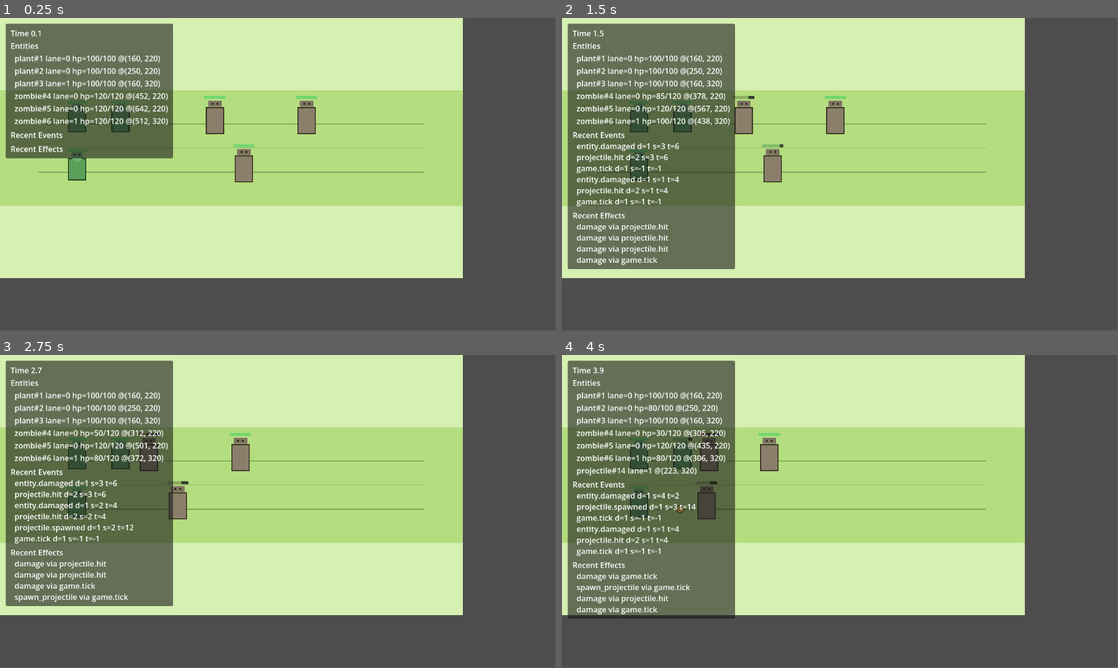
Above: before the commit, frames 1-4 (two rows, left to right).
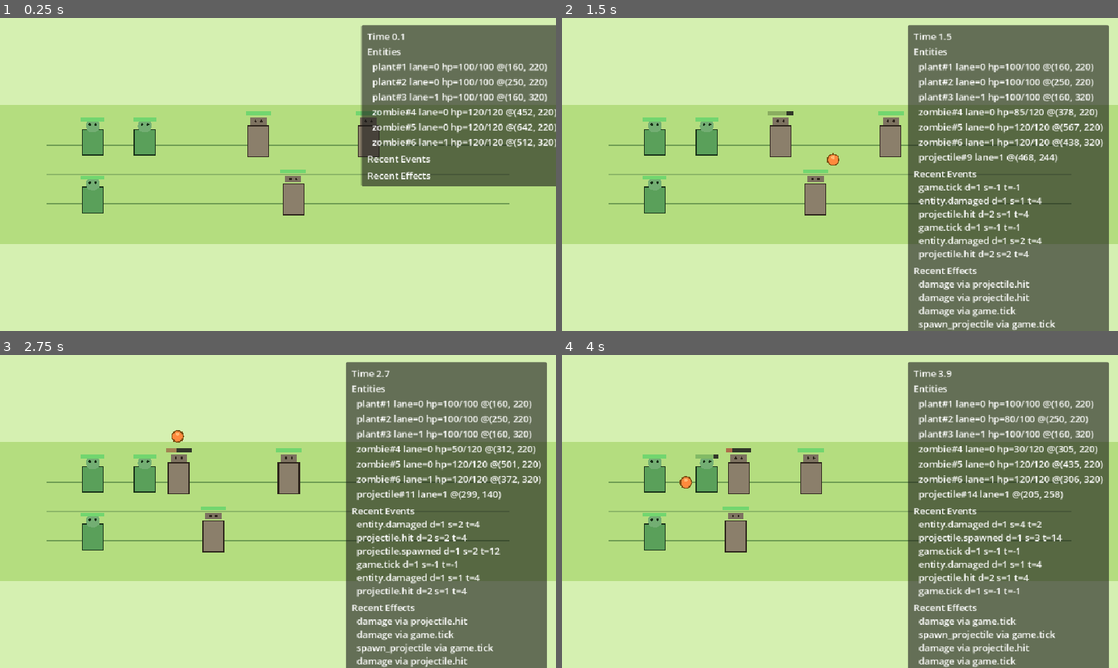
Above: after the commit, the same moments.

Repository: Abgetrennter/open_pvz
Game: Godot game, scene res://scenes/main/main.tscn
Same seed, same stepped clock (60 frames per second), same inputs: the game is played once before the commit and once after it.
Inputs:
- Up to frame 1 (0.25 s): no input
- Up to frame 2 (1.5 s): tap D at 1.25 s
- Up to frame 3 (2.75 s): no input
- Up to frame 4 (4 s): tap D at 2.75 s
In our replay, the window is 799x449 before the commit and 800x450 after it. These sizes can differ from the game's own. Grey fills any space a smaller window leaves; there, only what the larger window draws over its background counts as a difference.

The runs differ from the first frame. In frame 1, 68% of the frame differs, in the area x 0-100%, y 0-100%; in frame 2, 80%; in frame 3, 79%; in frame 4, 79%.

Commit message:
Add projectile movement modes and viewport scaling

Diff:
--- a/project.godot
+++ b/project.godot
@@ -24,6 +24,15 @@
 EffectRegistry="*res://autoload/EffectRegistry.gd"
 GameState="*res://autoload/GameState.gd"
 
+[display]
+
+window/size/viewport_width=960
+window/size/viewport_height=540
+window/size/window_width_override=1920
+window/size/window_height_override=1080
+window/stretch/mode="canvas_items"
+window/stretch/aspect="keep"
+
 [physics]
 
 3d/physics_engine="Jolt Physics"
--- a/scripts/battle/battle_manager.gd
+++ b/scripts/battle/battle_manager.gd
@@ -55,26 +55,34 @@
 	var projectile: Variant = _entity_factory.create_projectile(spawn_position)
 	var speed := float(params.get("speed", 300.0))
 	var damage := int(params.get("damage", 10))
-	projectile.launch(direction, speed, context.source_node, on_hit_effect, damage)
+	var movement_params: Dictionary = _build_projectile_movement_params(context, params, spawn_position, direction, speed)
+	projectile.launch(direction, speed, context.source_node, on_hit_effect, damage, movement_params)
 	add_child(projectile)
 	return projectile
 
 
 func _spawn_debug_demo() -> void:
 	_spawn_demo_plant(0, 160.0, 1.4, 20, 220.0)
-	_spawn_demo_plant(0, 250.0, 2.1, 15, 210.0)
-	_spawn_demo_plant(1, 160.0, 1.6, 20, 220.0)
+	_spawn_demo_plant(0, 250.0, 2.1, 15, 210.0, {
+		"movement_mode": &"track",
+		"turn_rate": 5.5,
+	})
+	_spawn_demo_plant(1, 160.0, 1.6, 20, 220.0, {
+		"movement_mode": &"parabola",
+		"arc_height": 180.0,
+		"travel_duration": 1.4,
+	})
 
 	_spawn_demo_zombie(0, 460.0)
 	_spawn_demo_zombie(0, 650.0)
 	_spawn_demo_zombie(1, 520.0)
 
 
-func _spawn_demo_plant(lane_id: int, x_position: float, interval: float, damage: int, speed: float) -> void:
+func _spawn_demo_plant(lane_id: int, x_position: float, interval: float, damage: int, speed: float, effect_overrides: Dictionary = {}) -> void:
 	var plant: Variant = _entity_factory.create_plant(Vector2(x_position, _lane_y(lane_id)))
 	plant.assign_lane(lane_id)
 	add_child(plant)
-	_bind_shooter_trigger(plant, interval, damage, speed)
+	_bind_shooter_trigger(plant, interval, damage, speed, effect_overrides)
 
 
 func _spawn_demo_zombie(lane_id: int, x_position: float) -> void:
@@ -83,16 +91,19 @@
 	add_child(zombie)
 
 
-func _bind_shooter_trigger(plant: Node, interval: float, damage: int, speed: float) -> void:
+func _bind_shooter_trigger(plant: Node, interval: float, damage: int, speed: float, effect_overrides: Dictionary = {}) -> void:
 	var on_hit: Variant = EffectNodeRef.new(&"damage", {
 		"amount": damage,
 		"target_mode": &"context_target",
 	})
-	var root_effect: Variant = EffectNodeRef.new(&"spawn_projectile", {
+	var root_params: Dictionary = {
 		"speed": speed,
 		"direction": Vector2.RIGHT,
 		"damage": damage,
-	}, {
+	}
+	for key: Variant in effect_overrides.keys():
+		root_params[key] = effect_overrides[key]
+	var root_effect: Variant = EffectNodeRef.new(&"spawn_projectile", root_params, {
 		&"on_hit": on_hit,
 	})
 
@@ -110,6 +121,79 @@
 	var overlay: Variant = DebugOverlayRef.new()
 	add_child(overlay)
 	overlay.bind_battle_root(self)
+
+
+func _build_projectile_movement_params(context, params: Dictionary, spawn_position: Vector2, direction: Vector2, speed: float) -> Dictionary:
+	var movement_params: Dictionary = {
+		"move_mode": StringName(params.get("movement_mode", &"linear")),
+	}
+	var move_mode: StringName = movement_params["move_mode"]
+
+	match move_mode:
+		&"parabola":
+			movement_params["start_position"] = spawn_position
+			movement_params["target_position"] = _resolve_projectile_target_position(context, params, spawn_position, direction)
+			movement_params["travel_duration"] = float(params.get("travel_duration", max(0.35, 360.0 / max(speed, 1.0))))
+			movement_params["arc_height"] = float(params.get("arc_height", 72.0))
+		&"track":
+			movement_params["target_node"] = _resolve_projectile_target_node(context)
+			movement_params["turn_rate"] = float(params.get("turn_rate", 6.0))
+		_:
+			pass
+
+	return movement_params
+
+
+func _resolve_projectile_target_position(context, params: Dictionary, spawn_position: Vector2, direction: Vector2) -> Vector2:
+	var explicit_target: Variant = params.get("target_position", null)
+	if explicit_target is Vector2:
+		return explicit_target
+
+	var target_node: Node2D = _resolve_projectile_target_node(context)
+	if target_node != null:
+		return target_node.global_position
+
+	var distance := float(params.get("distance", 280.0))
+	return spawn_position + direction.normalized() * distance
+
+
+func _resolve_projectile_target_node(context) -> Node2D:
+	if context.target_node is Node2D:
+		return context.target_node as Node2D
+	if context.source_node == null:
+		return null
+	return _find_nearest_enemy(context.source_node)
+
+
+func _find_nearest_enemy(source_node: Node) -> Node2D:
+	if not (source_node is Node2D):
+		return null
+
+	var source_team: Variant = source_node.get("team")
+	var source_lane: Variant = source_node.get("lane_id")
+	var source_position: Vector2 = (source_node as Node2D).global_position
+	var best_candidate: Node2D = null
+	var best_distance := INF
+
+	for child in get_children():
+		if child == null or child == source_node:
+			continue
+		if not child.has_method("take_damage"):
+			continue
+		if not (child is Node2D):
+			continue
+		if child.get("team") == source_team:
+			continue
+		if source_lane is int and child.get("lane_id") != source_lane:
+			continue
+
+		var candidate := child as Node2D
+		var distance := source_position.distance_to(candidate.global_position)
+		if distance < best_distance:
+			best_distance = distance
+			best_candidate = candidate
+
+	return best_candidate
 
 
 func _draw() -> void:
--- a/scripts/battle/entity_factory.gd
+++ b/scripts/battle/entity_factory.gd
@@ -34,7 +34,6 @@
 	var projectile: Variant = ProjectileRootRef.new()
 	projectile.position = position
 	projectile.add_child(_make_projectile_hitbox(10.0))
-	projectile.add_child(_make_movement_component())
 	return projectile
 
 
--- a/scripts/debug/debug_overlay.gd
+++ b/scripts/debug/debug_overlay.gd
@@ -35,8 +35,8 @@
 
 func _build_ui() -> void:
 	_panel = PanelContainer.new()
-	_panel.position = Vector2(12.0, 12.0)
 	_panel.size = Vector2(320.0, 232.0)
+	_panel.position = _panel_position()
 	add_child(_panel)
 
 	var margin := MarginContainer.new()
@@ -71,6 +71,7 @@
 	if _summary_label == null:
 		return
 
+	_panel.position = _panel_position()
 	_summary_label.text = _build_summary_text()
 	_events_label.text = _build_events_text()
 	_effects_label.text = _build_effects_text()
@@ -138,3 +139,8 @@
 			String(entry.get("event_name", "")),
 		])
 	return "\n".join(lines)
+
+
+func _panel_position() -> Vector2:
+	var viewport_size: Vector2 = get_viewport().get_visible_rect().size
+	return Vector2(maxf(12.0, viewport_size.x - _panel.size.x - 16.0), 12.0)
--- a/scripts/entities/projectile_root.gd
+++ b/scripts/entities/projectile_root.gd
@@ -4,11 +4,19 @@
 const EventDataRef = preload("res://scripts/core/runtime/event_data.gd")
 const RuleContextRef = preload("res://scripts/core/runtime/rule_context.gd")
 const EffectExecutorRef = preload("res://scripts/core/runtime/effect_executor.gd")
+const ProjectileMovementLinearRef = preload("res://scripts/projectile/movement/projectile_movement_linear.gd")
+const ProjectileMovementParabolaRef = preload("res://scripts/projectile/movement/projectile_movement_parabola.gd")
+const ProjectileMovementTrackRef = preload("res://scripts/projectile/movement/projectile_movement_track.gd")
 
 @onready var movement_component: Variant = get_node_or_null("MovementComponent")
 @onready var hitbox_component: Variant = get_node_or_null("HitboxComponent")
 
 @export var lifetime := 5.0
+
+const PROJECTILE_COLOR_LINEAR := Color("f2c94c")
+const PROJECTILE_COLOR_TRACK := Color("5cc8ff")
+const PROJECTILE_COLOR_PARABOLA := Color("ff8a3d")
+const PROJECTILE_OUTLINE_COLOR := Color("7b4f12")
 
 var owner_entity: Node = null
 var on_hit_effect = null
@@ -18,6 +26,7 @@
 var _launch_speed := 0.0
 var _spawn_event_emitted := false
 var _consumed := false
+var _move_mode: StringName = &"linear"
 
 
 func _ready() -> void:
@@ -25,8 +34,6 @@
 	super()
 	if hitbox_component != null:
 		hitbox_component.hit.connect(_on_hit)
-	if movement_component != null and _launch_speed > 0.0:
-		movement_component.velocity = _launch_direction.normalized() * _launch_speed
 	if owner_entity != null and not _spawn_event_emitted:
 		_emit_spawn_event()
 	queue_redraw()
@@ -35,13 +42,16 @@
 func _physics_process(delta: float) -> void:
 	_age += delta
 	if movement_component != null:
-		movement_component.physics_process_movement(self, delta)
+		var still_active: bool = movement_component.physics_process_projectile_move(delta)
+		if not still_active and not _consumed:
+			_expire()
+			return
 
 	if _age >= lifetime:
 		_expire()
 
 
-func launch(direction: Vector2, speed: float, source_node: Node = null, on_hit = null, projectile_damage: int = 10) -> void:
+func launch(direction: Vector2, speed: float, source_node: Node = null, on_hit = null, projectile_damage: int = 10, movement_params: Dictionary = {}) -> void:
 	owner_entity = source_node
 	on_hit_effect = on_hit
 	damage = projectile_damage
@@ -60,8 +70,16 @@
 			assign_lane(source_lane)
 	else:
 		team = &"neutral"
+	_ensure_movement_component(StringName(movement_params.get("move_mode", &"linear")))
 	if movement_component != null:
-		movement_component.velocity = _launch_direction.normalized() * _launch_speed
+		var full_movement_params: Dictionary = movement_params.duplicate(true)
+		full_movement_params["direction"] = _launch_direction
+		full_movement_params["speed"] = _launch_speed
+		full_movement_params["move_mode"] = StringName(full_movement_params.get("move_mode", &"linear"))
+		_move_mode = full_movement_params["move_mode"]
+		full_movement_params["start_position"] = global_position
+		movement_component.configure_movement(full_movement_params)
+		queue_redraw()
 	if is_inside_tree() and not _spawn_event_emitted:
 		_emit_spawn_event()
 
@@ -91,6 +109,7 @@
 
 
 func _expire() -> void:
+	_consumed = true
 	var expired_event = EventDataRef.create(owner_entity, self, 0, PackedStringArray(["projectile", "expired"]))
 	expired_event.runtime["depth"] = 1
 	EventBus.push_event(&"projectile.expired", expired_event)
@@ -104,5 +123,44 @@
 
 
 func _draw() -> void:
-	draw_circle(Vector2.ZERO, 8.0, Color("f2c94c"))
-	draw_arc(Vector2.ZERO, 8.0, 0.0, TAU, 12, Color("7b4f12"), 2.0)
+	var body_color := _projectile_color()
+	var radius := 8.0 if _move_mode != &"parabola" else 10.0
+	draw_circle(Vector2.ZERO, radius, body_color)
+	draw_arc(Vector2.ZERO, radius, 0.0, TAU, 12, PROJECTILE_OUTLINE_COLOR, 2.0)
+	if _move_mode == &"track":
+		draw_circle(Vector2(-5.0, 0.0), 3.0, Color(1.0, 1.0, 1.0, 0.35))
+	elif _move_mode == &"parabola":
+		draw_circle(Vector2(0.0, -4.0), 3.0, Color(1.0, 0.95, 0.7, 0.45))
+
+
+func _ensure_movement_component(move_mode: StringName) -> void:
+	var desired_script = _movement_script_for_mode(move_mode)
+	if movement_component != null and movement_component.get_script() == desired_script:
+		return
+
+	if movement_component != null:
+		movement_component.queue_free()
+
+	movement_component = desired_script.new()
+	movement_component.name = "MovementComponent"
+	add_child(movement_component)
+
+
+func _movement_script_for_mode(move_mode: StringName):
+	match move_mode:
+		&"parabola":
+			return ProjectileMovementParabolaRef
+		&"track":
+			return ProjectileMovementTrackRef
+		_:
+			return ProjectileMovementLinearRef
+
+
+func _projectile_color() -> Color:
+	match _move_mode:
+		&"track":
+			return PROJECTILE_COLOR_TRACK
+		&"parabola":
+			return PROJECTILE_COLOR_PARABOLA
+		_:
+			return PROJECTILE_COLOR_LINEAR
--- /dev/null
+++ b/scripts/projectile/movement/projectile_movement_base.gd
@@ -0,0 +1,18 @@
+extends Node
+class_name ProjectileMovementBase
+
+var projectile: Node2D = null
+var move_mode: StringName = &"linear"
+
+
+func _ready() -> void:
+	if get_parent() is Node2D:
+		projectile = get_parent() as Node2D
+
+
+func configure_movement(params: Dictionary) -> void:
+	move_mode = StringName(params.get("move_mode", &"linear"))
+
+
+func physics_process_projectile_move(_delta: float) -> bool:
+	return true
--- /dev/null
+++ b/scripts/projectile/movement/projectile_movement_linear.gd
@@ -0,0 +1,22 @@
+extends "res://scripts/projectile/movement/projectile_movement_base.gd"
+class_name ProjectileMovementLinear
+
+var direction := Vector2.RIGHT
+var speed := 0.0
+
+
+func configure_movement(params: Dictionary) -> void:
+	super(params)
+	var direction_value: Variant = params.get("direction", Vector2.RIGHT)
+	if direction_value is Vector2:
+		direction = direction_value.normalized()
+	else:
+		direction = Vector2.RIGHT
+	speed = float(params.get("speed", 0.0))
+
+
+func physics_process_projectile_move(delta: float) -> bool:
+	if projectile == null:
+		return false
+	projectile.position += direction * speed * delta
+	return true
--- /dev/null
+++ b/scripts/projectile/movement/projectile_movement_parabola.gd
@@ -0,0 +1,31 @@
+extends "res://scripts/projectile/movement/projectile_movement_base.gd"
+class_name ProjectileMovementParabola
+
+var start_position := Vector2.ZERO
+var target_position := Vector2.ZERO
+var travel_duration := 0.6
+var arc_height := 72.0
+var elapsed_time := 0.0
+
+
+func configure_movement(params: Dictionary) -> void:
+	super(params)
+	start_position = params.get("start_position", Vector2.ZERO)
+	target_position = params.get("target_position", start_position)
+	travel_duration = max(float(params.get("travel_duration", 0.6)), 0.01)
+	arc_height = float(params.get("arc_height", 72.0))
+	elapsed_time = 0.0
+	if projectile != null:
+		projectile.position = start_position
+
+
+func physics_process_projectile_move(delta: float) -> bool:
+	if projectile == null:
+		return false
+
+	elapsed_time += delta
+	var progress: float = clamp(elapsed_time / travel_duration, 0.0, 1.0)
+	var base_position: Vector2 = start_position.lerp(target_position, progress)
+	var arc_offset := -4.0 * arc_height * progress * (1.0 - progress)
+	projectile.position = base_position + Vector2(0.0, arc_offset)
+	return progress < 1.0
--- /dev/null
+++ b/scripts/projectile/movement/projectile_movement_track.gd
@@ -0,0 +1,35 @@
+extends "res://scripts/projectile/movement/projectile_movement_base.gd"
+class_name ProjectileMovementTrack
+
+var direction := Vector2.RIGHT
+var speed := 0.0
+var turn_rate := 6.0
+var target_node: Node2D = null
+
+
+func configure_movement(params: Dictionary) -> void:
+	super(params)
+	var direction_value: Variant = params.get("direction", Vector2.RIGHT)
+	if direction_value is Vector2:
+		direction = direction_value.normalized()
+	else:
+		direction = Vector2.RIGHT
+	speed = float(params.get("speed", 0.0))
+	turn_rate = float(params.get("turn_rate", 6.0))
+	var target_value: Variant = params.get("target_node", null)
+	target_node = target_value as Node2D
+
+
+func physics_process_projectile_move(delta: float) -> bool:
+	if projectile == null:
+		return false
+
+	if is_instance_valid(target_node):
+		var to_target: Vector2 = target_node.global_position - projectile.global_position
+		if to_target.length_squared() > 0.001:
+			var desired_direction: Vector2 = to_target.normalized()
+			var weight: float = clamp(turn_rate * delta, 0.0, 1.0)
+			direction = direction.slerp(desired_direction, weight).normalized()
+
+	projectile.position += direction * speed * delta
+	return true
